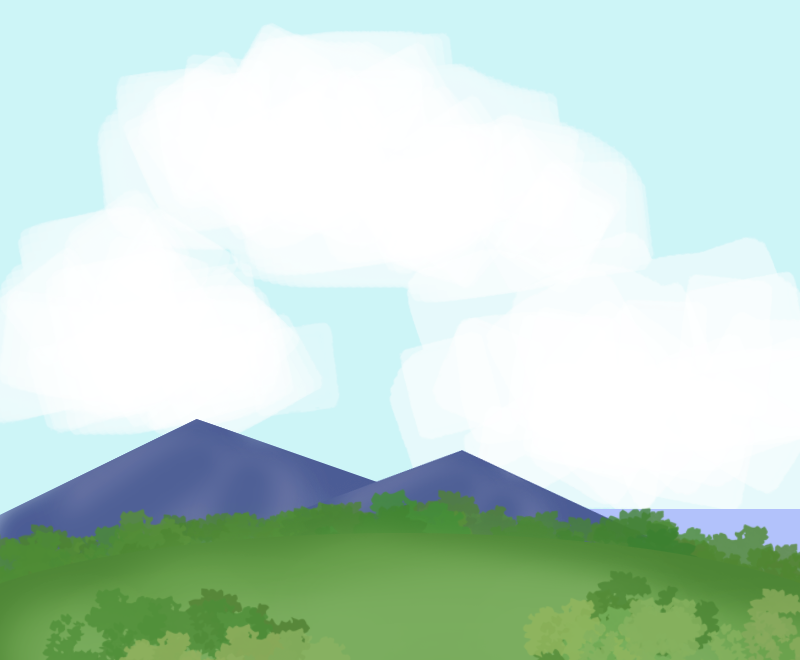
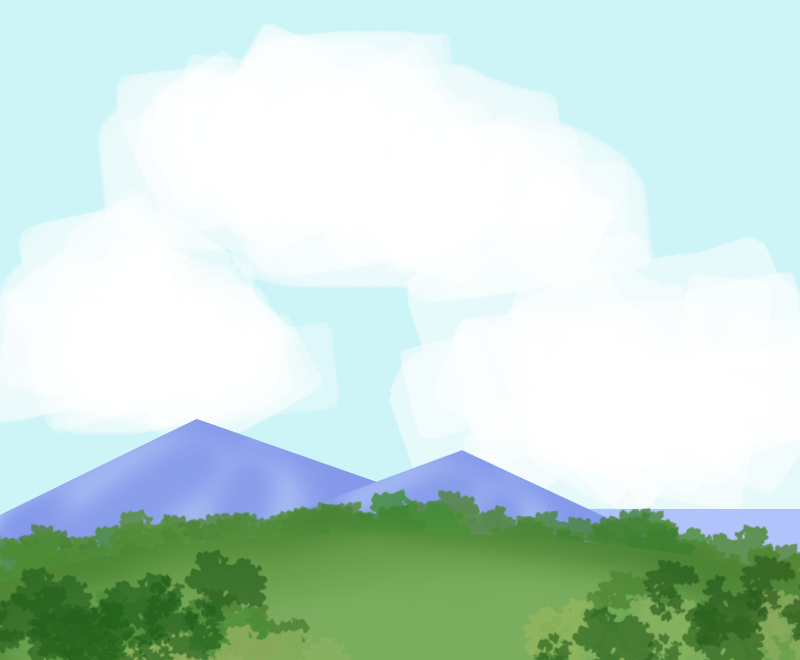
Layered file, before and after one edit (800×660). Changes by layer:
painted on "Layer 4" over [0, 548, 800, 660]
painted on "Layer 3" over [533, 570, 746, 660]
painted on "Layer 7" over [0, 419, 688, 589]
removed layer "Layer 6" over [0, 419, 469, 588]
